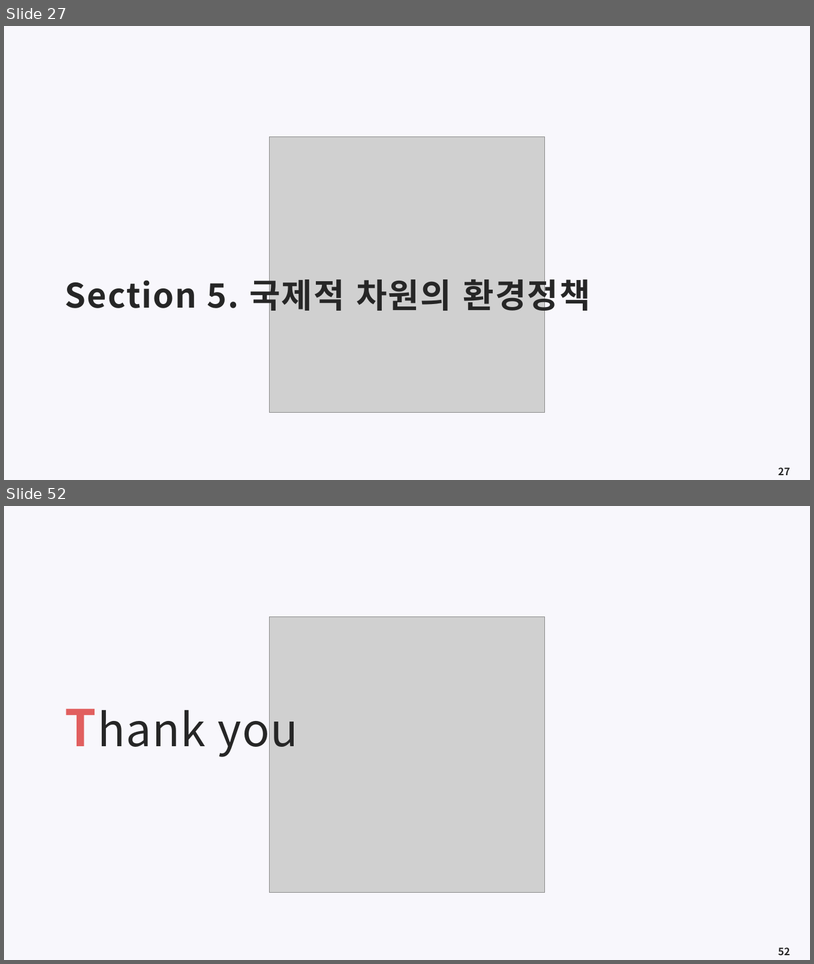
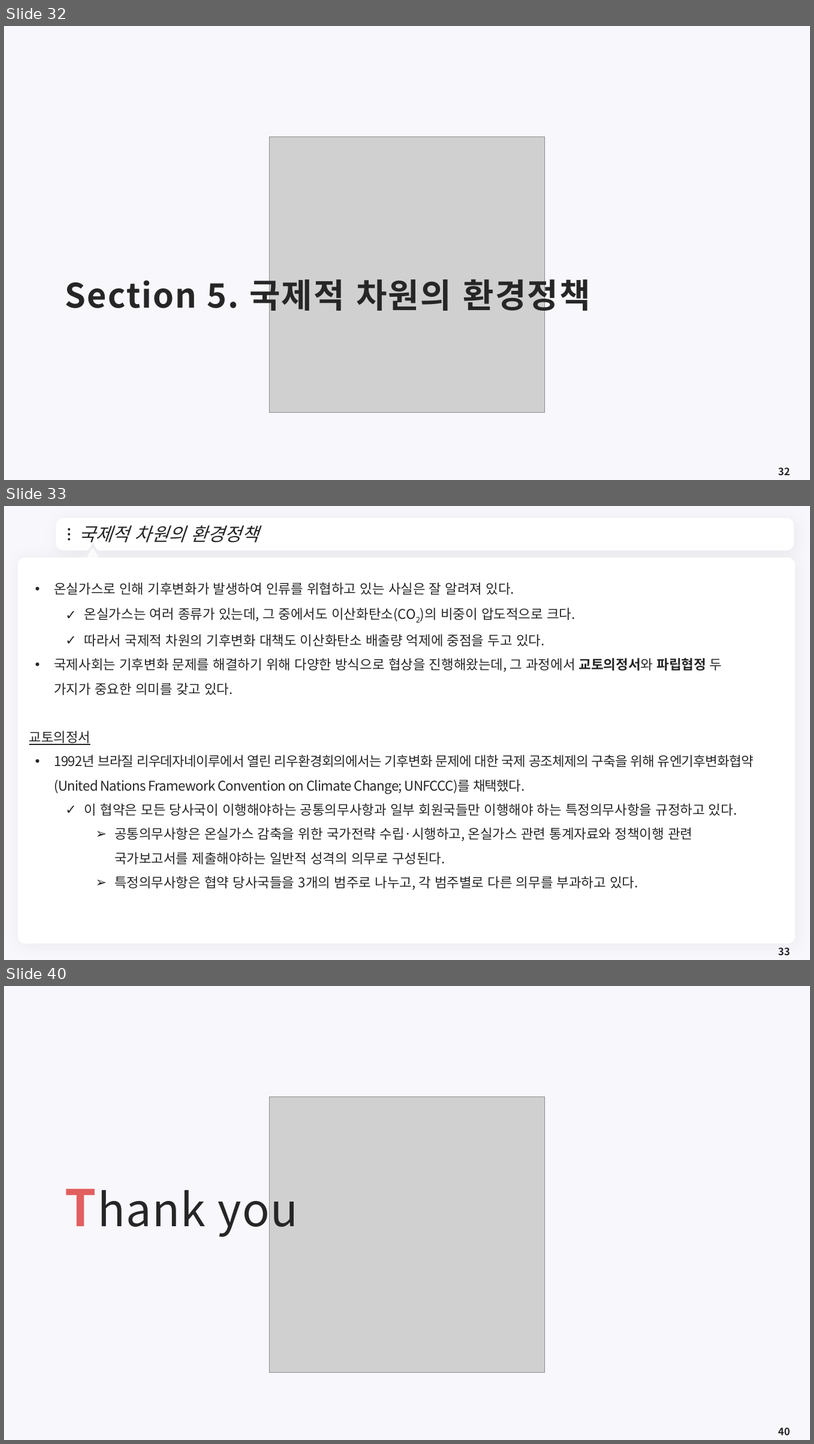
Before and after one commit to meandthey/Teaching, a slide deck: 재정학/01_Lectures/재정학_Chapter_7.pptx. Shown one above the other, each under a label of ours: slides 27 and 52 before the commit, slides 32, 33 and 40 after it; the slides between them are not shown. The pictures are 814x964 and 814x1444 pixels, drawn with LibreOffice and Linux fonts; fonts in the diff are those of the drawing; grey boxes stand for pictures; background and template pictures are left out. Boxes give left, top, right and bottom in pixels: in the first picture for what was removed or moved away, otherwise in the second. Text is boxed around its words. In the diff, an @@ line names an element or a change of style, - is before the commit and + after.

```diff
--- a/재정학/01_Lectures/재정학_Chapter_7.pptx
+++ b/재정학/01_Lectures/재정학_Chapter_7.pptx
@@ slide 33 added at <box>4,506,810,960</box>, background #F8F7FC @@
@@ freeform shape added at <box>59,521,792,548</box>, fill #FFFFFF, outline #FFFFFF 7.25 pt @@
@@ ellipse added at <box>68,528,71,531</box>, fill #262626 @@
@@ ellipse added at <box>68,533,71,535</box>, fill #262626 @@
@@ ellipse added at <box>68,538,71,540</box>, fill #262626 @@
@@ title added at <box>78,525,258,543</box>, 22 pt, text #262626, italic @@
+국제적 차원의 환경정책
@@ freeform shape added at <box>776,530,783,539</box>, fill #FFFFFF @@
@@ rounded rectangle added at <box>18,558,796,943</box>, fill #FFFFFF @@
@@ triangle added at <box>86,550,99,562</box>, fill #FFFFFF, outline #FFFFFF 3.75 pt @@
@@ text added at <box>29,582,754,889</box>, 16 pt, text #262626 @@
+• 온실가스로 인해 기후변화가 발생하여 인류를 위협하고 있는 사실은 잘 알려져 있다.
+  ✓ 온실가스는 여러 종류가 있는데, 그 중에서도 이산화탄소(CO2)의 비중이 압도적으로 크다.
+  ✓ 따라서 국제적 차원의 기후변화 대책도 이산화탄소 배출량 억제에 중점을 두고 있다.
+• 국제사회는 기후변화 문제를 해결하기 위해 다양한 방식으로 협상을 진행해왔는데, 그 과정에서 교토의정서와 파립협정 두 가지가 중요한 의미를 갖고 있다.
+교토의정서
+• 1992년 브라질 리우데자네이루에서 열린 리우환경회의에서는 기후변화 문제에 대한 국제 공조체제의 구축을 위해 유엔기후변화협약(United Nations Framework Convention on Climate Change; UNFCCC)를 채택했다.
+  ✓ 이 협약은 모든 당사국이 이행해야하는 공통의무사항과 일부 회원국들만 이행해야 하는 특정의무사항을 규정하고 있다.
+    ➢ 공통의무사항은 온실가스 감축을 위한 국가전략 수립·시행하고, 온실가스 관련 통계자료와 정책이행 관련 국가보고서를 제출해야하는 일반적 성격의 의무로 구성된다.
+    ➢ 특정의무사항은 협약 당사국들을 3개의 범주로 나누고, 각 범주별로 다른 의무를 부과하고 있다.
@@ page number added at <box>779,947,791,955</box>, 12 pt, text #262626, bold @@
+33
@@ what was slide 27 is now slide 32 @@
@@ page number at <box>779,467,791,475</box>: text changed @@
-27
+32
@@ what was slide 52 is now slide 40 @@
@@ page number at <box>779,1427,791,1435</box>: text changed @@
-52
+40
```
Also in this commit, not shown: 9 slides changed, 3 other slides added, 16 slides removed, 11 other files.
